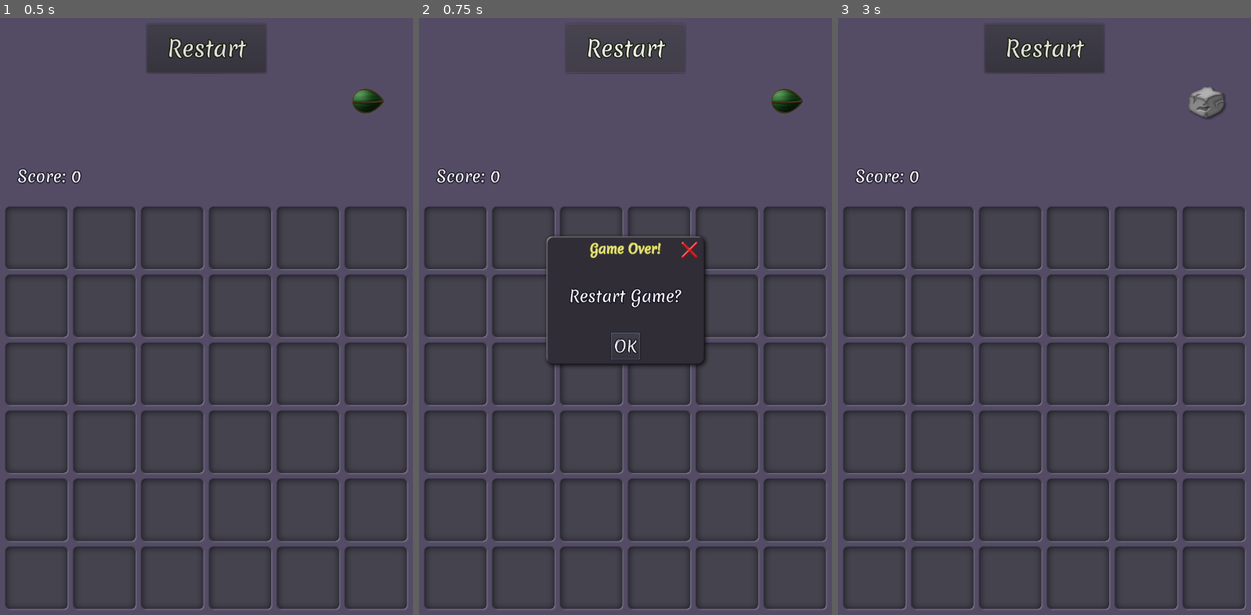
Above: before the commit, frames 1-3 (left to right).
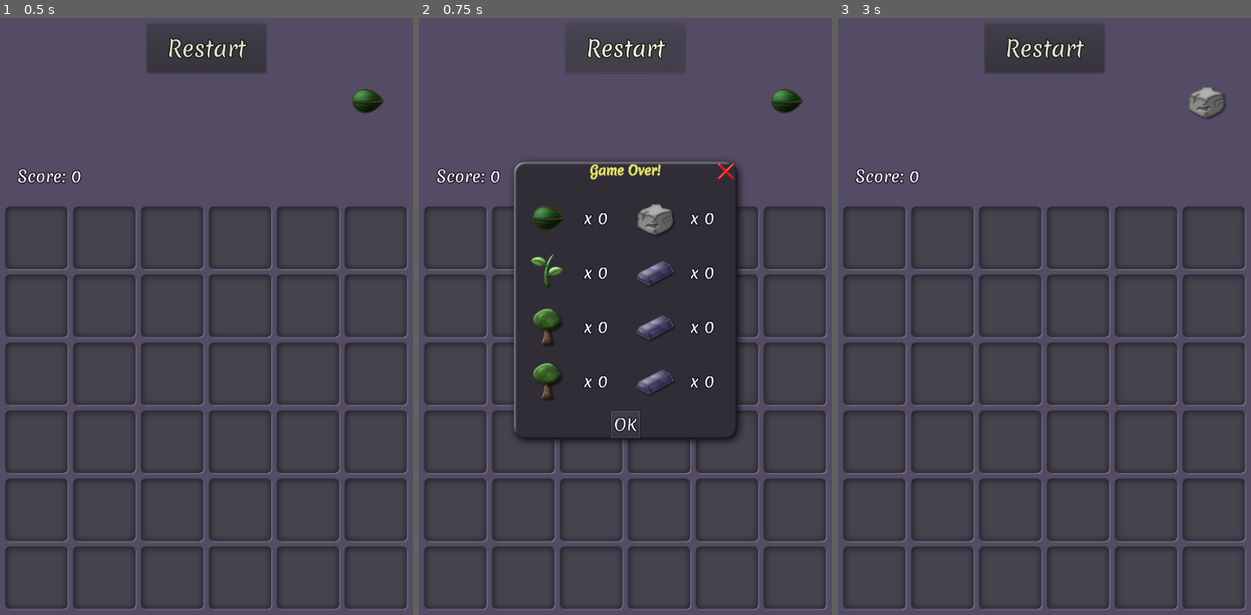
Above: after the commit, the same moments.

Repository: vibrunazo/godot-ttt
Game: Godot game, scene res://scenes/main.tscn
Same seed, same stepped clock (60 frames per second), same inputs: the game is played once before the commit and once after it.
Inputs:
- Up to frame 1 (0.5 s): no input
- Up to frame 2 (0.75 s): click "Restart" at 0.5 s
- Up to frame 3 (3 s): click "Restart" at 1.25 s; click "Restart" at 2 s; click "OK" at 2.75 s

Frame 1 is identical in both runs. In frame 2, 9.5% of the frame differs, in the area x 22-78%, y 24-72%; in frame 3, nothing differs.

Commit message:
updates collection on game over dialog

Diff:
--- /dev/null
+++ b/scenes/Collection.gd
@@ -0,0 +1,21 @@
+extends Control
+
+var count := {
+	"life": {0: 30, 1: 0},
+	"rock": {0: 0, 1: 0},
+	"fire": {0: 0, 1: 0}
+}
+
+
+func _ready():
+	update()
+
+func update():
+	$HBox/VBoxLife/CollectionItem.ammount = count["life"][0]
+	$HBox/VBoxLife/CollectionItem.update()
+	$HBox/VBoxLife/CollectionItem2.ammount = count["life"][1]
+	$HBox/VBoxLife/CollectionItem2.update()
+	$HBox/VBoxRock/CollectionItem.ammount = count["rock"][0]
+	$HBox/VBoxRock/CollectionItem.update()
+	$HBox/VBoxRock/CollectionItem2.ammount = count["rock"][1]
+	$HBox/VBoxRock/CollectionItem2.update()
--- a/scenes/Collection.tscn
+++ b/scenes/Collection.tscn
@@ -1,44 +1,78 @@
-[gd_scene load_steps=2 format=2]
+[gd_scene load_steps=3 format=2]
 
 [ext_resource path="res://scenes/CollectionItem.tscn" type="PackedScene" id=1]
+[ext_resource path="res://scenes/Collection.gd" type="Script" id=2]
 
 [node name="Collection" type="Control"]
 anchor_right = 1.0
 anchor_bottom = 1.0
+script = ExtResource( 2 )
 
-[node name="VBox" type="VBoxContainer" parent="."]
+[node name="HBox" type="HBoxContainer" parent="."]
 margin_right = 40.0
 margin_bottom = 40.0
 
-[node name="CollectionItem" parent="VBox" instance=ExtResource( 1 )]
+[node name="VBoxLife" type="VBoxContainer" parent="HBox"]
+margin_right = 200.0
+margin_bottom = 412.0
+
+[node name="CollectionItem" parent="HBox/VBoxLife" instance=ExtResource( 1 )]
 anchor_right = 0.0
-anchor_bottom = 0.0
-margin_right = 100.0
+margin_right = 200.0
 margin_bottom = 100.0
-ammount = 12
 
-[node name="CollectionItem2" parent="VBox" instance=ExtResource( 1 )]
+[node name="CollectionItem2" parent="HBox/VBoxLife" instance=ExtResource( 1 )]
 anchor_right = 0.0
-anchor_bottom = 0.0
 margin_top = 104.0
-margin_right = 100.0
+margin_right = 200.0
 margin_bottom = 204.0
 level = 1
-ammount = 5
 
-[node name="CollectionItem3" parent="VBox" instance=ExtResource( 1 )]
+[node name="CollectionItem3" parent="HBox/VBoxLife" instance=ExtResource( 1 )]
 anchor_right = 0.0
-anchor_bottom = 0.0
 margin_top = 208.0
-margin_right = 100.0
+margin_right = 200.0
 margin_bottom = 308.0
 level = 2
 
-[node name="CollectionItem4" parent="VBox" instance=ExtResource( 1 )]
+[node name="CollectionItem4" parent="HBox/VBoxLife" instance=ExtResource( 1 )]
 anchor_right = 0.0
-anchor_bottom = 0.0
 margin_top = 312.0
-margin_right = 100.0
+margin_right = 200.0
+margin_bottom = 412.0
+level = 3
+
+[node name="VBoxRock" type="VBoxContainer" parent="HBox"]
+margin_left = 204.0
+margin_right = 404.0
+margin_bottom = 412.0
+
+[node name="CollectionItem" parent="HBox/VBoxRock" instance=ExtResource( 1 )]
+anchor_right = 0.0
+margin_right = 200.0
+margin_bottom = 100.0
+type = "rock"
+
+[node name="CollectionItem2" parent="HBox/VBoxRock" instance=ExtResource( 1 )]
+anchor_right = 0.0
+margin_top = 104.0
+margin_right = 200.0
+margin_bottom = 204.0
+type = "rock"
+level = 1
+
+[node name="CollectionItem3" parent="HBox/VBoxRock" instance=ExtResource( 1 )]
+anchor_right = 0.0
+margin_top = 208.0
+margin_right = 200.0
+margin_bottom = 308.0
+type = "rock"
+level = 2
+
+[node name="CollectionItem4" parent="HBox/VBoxRock" instance=ExtResource( 1 )]
+anchor_right = 0.0
+margin_top = 312.0
+margin_right = 200.0
 margin_bottom = 412.0
 type = "rock"
-ammount = 4
+level = 3
--- a/scenes/CollectionItem.gd
+++ b/scenes/CollectionItem.gd
@@ -2,7 +2,7 @@
 
 export var type := 'life'
 export var level := 0
-export var ammount := 1
+export var ammount := 0
 
 
 func _ready():
--- a/scenes/CollectionItem.tscn
+++ b/scenes/CollectionItem.tscn
@@ -6,8 +6,7 @@
 
 [node name="CollectionItem" type="Control"]
 anchor_right = 1.0
-anchor_bottom = 1.0
-rect_min_size = Vector2( 100, 100 )
+rect_min_size = Vector2( 200, 100 )
 theme = ExtResource( 2 )
 script = ExtResource( 3 )
 
--- a/scenes/game_over.tscn
+++ b/scenes/game_over.tscn
@@ -1,25 +1,33 @@
-[gd_scene load_steps=2 format=2]
+[gd_scene load_steps=3 format=2]
 
 [ext_resource path="res://ttt_theme.tres" type="Theme" id=1]
+[ext_resource path="res://scenes/Collection.tscn" type="PackedScene" id=2]
 
 [node name="GameOver" type="AcceptDialog"]
-margin_right = 83.0
-margin_bottom = 58.0
-rect_min_size = Vector2( 300, 200 )
+margin_right = 672.0
+margin_bottom = 502.0
+rect_min_size = Vector2( 440, 500 )
 theme = ExtResource( 1 )
 window_title = "Game Over!"
 resizable = true
 dialog_autowrap = true
 
 [node name="InnerLabel" type="Label" parent="."]
+visible = false
 anchor_left = 0.5
 anchor_right = 0.5
-margin_left = -142.0
+margin_left = -328.0
 margin_top = 8.0
-margin_right = 142.0
-margin_bottom = 133.0
+margin_right = 328.0
+margin_bottom = 435.0
 theme = ExtResource( 1 )
 text = "Restart Game?"
 align = 1
 valign = 1
 autowrap = true
+
+[node name="Collection" parent="." instance=ExtResource( 2 )]
+margin_left = 8.0
+margin_top = 8.0
+margin_right = -8.0
+margin_bottom = -67.0
--- a/scenes/main.gd
+++ b/scenes/main.gd
@@ -79,6 +79,8 @@
 	save_game()
 
 func game_over():
+	$game_over/Collection.count = $Control/grid.count
+	$game_over/Collection.update()
 	$game_over.popup_centered()
 	$Control/grid.pause_game()
 
